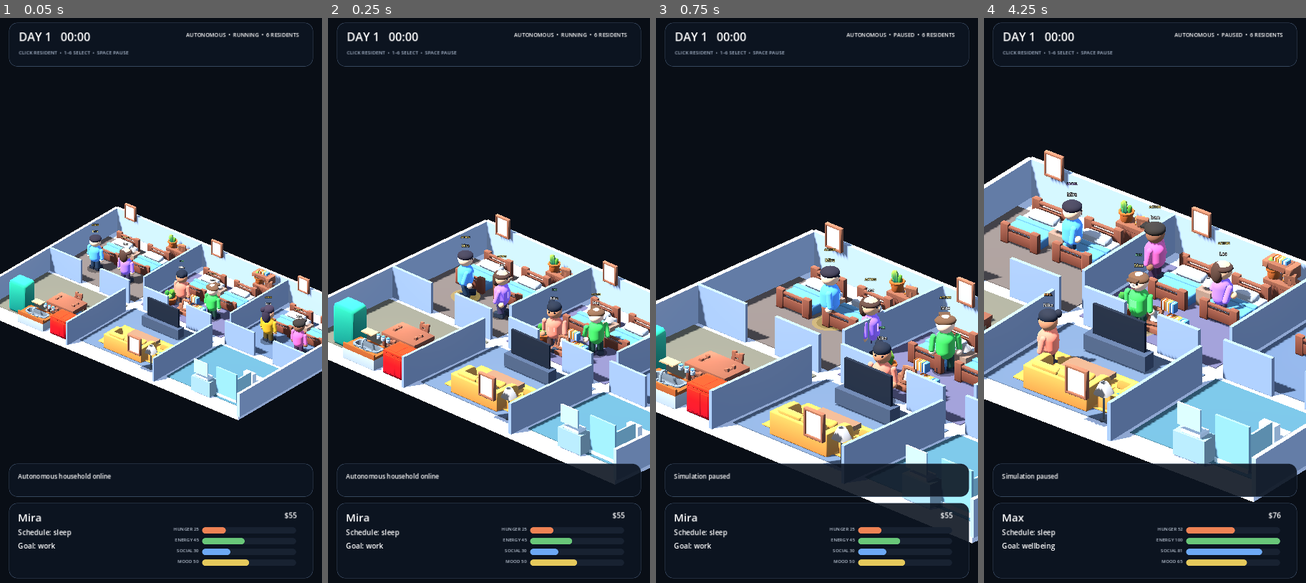
Above: before the commit, frames 1-4 (left to right).
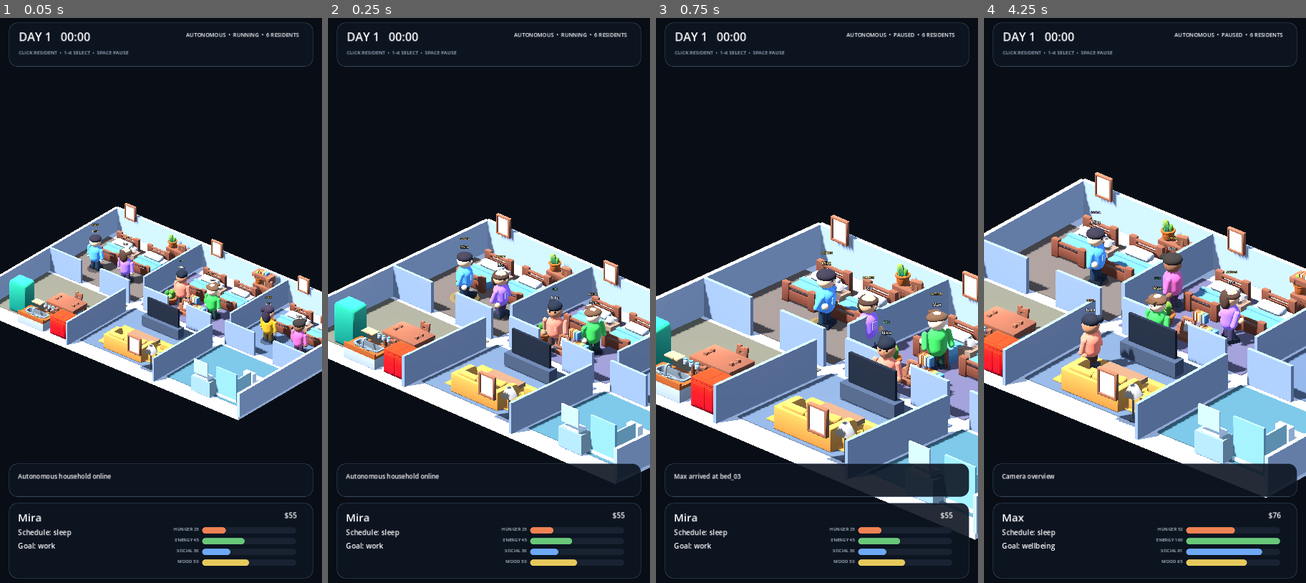
Above: after the commit, the same moments.

Repository: motomotoo2001-maker/lifebox-live
Game: Godot game, scene res://scenes/debug/visual_showcase.tscn
The game is run twice, just before and just after one commit, with the same random seed, the same clock (stepped at 60 frames per second) and the same inputs. The project has no main scene, so this scene is started directly.
Inputs (mouse positions are in pixels of both pictures, inside the frame that each line leads up to):
- Up to frame 1 (0.05 s): no input
- Up to frame 2 (0.25 s): no input
- Up to frame 3 (0.75 s): tap Enter at 0.5 s; move the mouse to (887, 272) at 0.52 s; tap Space at 0.6 s; click (887, 272) at 0.67 s
- Up to frame 4 (4.25 s): tap Space at 0.77, 1.07, 1.52, 1.55, 1.82, 2.3, 3.02, 3.05, 3.32, 3.77, 3.8, 4.07 s; move the mouse to (1080, 328) at 1.27 s; tap 1 at 1.35 s; click (1080, 328) at 1.42 s; move the mouse to (1177, 176) at 2.02 s; tap 2 at 2.1 s; click (1177, 176) at 2.17 s; move the mouse to (1128, 413) at 2.77 s; tap 3 at 2.85 s; click (1128, 413) at 2.92 s; move the mouse to (1241, 385) at 3.52 s; tap 4 at 3.6 s; click (1241, 385) at 3.67 s; tap Escape at 4.15 s

Frame 1 is identical in both runs. In frame 2, 5.0% of the frame differs, in the area x 0-100%, y 34-83%; in frame 3, 20%; in frame 4, 35%, in the area x 0-100%, y 23-86%.

Commit message:
feat: add interaction anchors and time camera controls

Diff:
--- a/scripts/presentation/visual_simulation_shell.gd
+++ b/scripts/presentation/visual_simulation_shell.gd
@@ -59,6 +59,24 @@
 				"Simulation resumed" if advance_simulation
 				else "Simulation paused"
 			)
+		get_viewport().set_input_as_handled()
+		return
+
+	if key_event.keycode == KEY_ESCAPE:
+		_manual_focus_remaining = 0.0
+		if camera_director != null:
+			camera_director.force_establishing()
+		if hud != null:
+			hud.set_latest_event("Camera overview")
+		get_viewport().set_input_as_handled()
+		return
+
+	if key_event.unicode == 43 or key_event.keycode == KEY_EQUAL:
+		_shift_time_scale(1)
+		get_viewport().set_input_as_handled()
+		return
+	if key_event.unicode == 45 or key_event.keycode == KEY_MINUS:
+		_shift_time_scale(-1)
 		get_viewport().set_input_as_handled()
 		return
 
@@ -175,7 +193,15 @@
 		return Vector3.ZERO
 
 	var target := intent.target_position
-	if intent.target_object_id != &"sofa_main":
+	var target_id := intent.target_object_id
+
+	if target_id == &"fridge_main":
+		return target + Vector3(0.0, 0.0, -0.92)
+	if target_id == &"shower_main":
+		return target + Vector3(-0.72, 0.0, -0.56)
+	if str(target_id).begins_with("bed_"):
+		return target + Vector3(0.0, 0.0, 1.02)
+	if target_id != &"sofa_main":
 		return target
 
 	var sofa_slots: Array[Vector3] = [
@@ -189,6 +215,31 @@
 	var suffix := str(character_id).get_slice("_", 1).to_int()
 	var slot_index := maxi(suffix - 1, 0) % sofa_slots.size()
 	return target + sofa_slots[slot_index]
+
+func _shift_time_scale(direction: int) -> void:
+	if _world == null or direction == 0:
+		return
+
+	var scales: Array[float] = [1.0, 5.0, 10.0, 20.0]
+	var current := _world.clock.get_time_scale()
+	var next_scale := current
+
+	if direction > 0:
+		for scale in scales:
+			if scale > current + 0.001:
+				next_scale = scale
+				break
+	else:
+		for index in range(scales.size() - 1, -1, -1):
+			var scale: float = scales[index]
+			if scale < current - 0.001:
+				next_scale = scale
+				break
+
+	_world.clock.set_time_scale(next_scale)
+	if hud != null:
+		hud.set_latest_event("Simulation speed %.0fx" % next_scale)
+		hud.refresh()
 
 func select_resident(
 	character_id: StringName,
